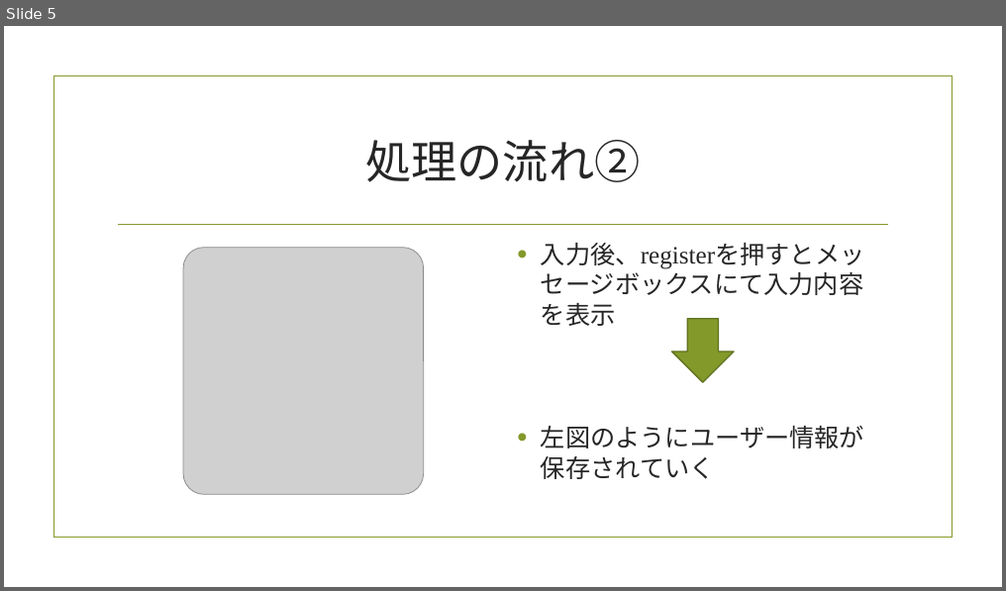
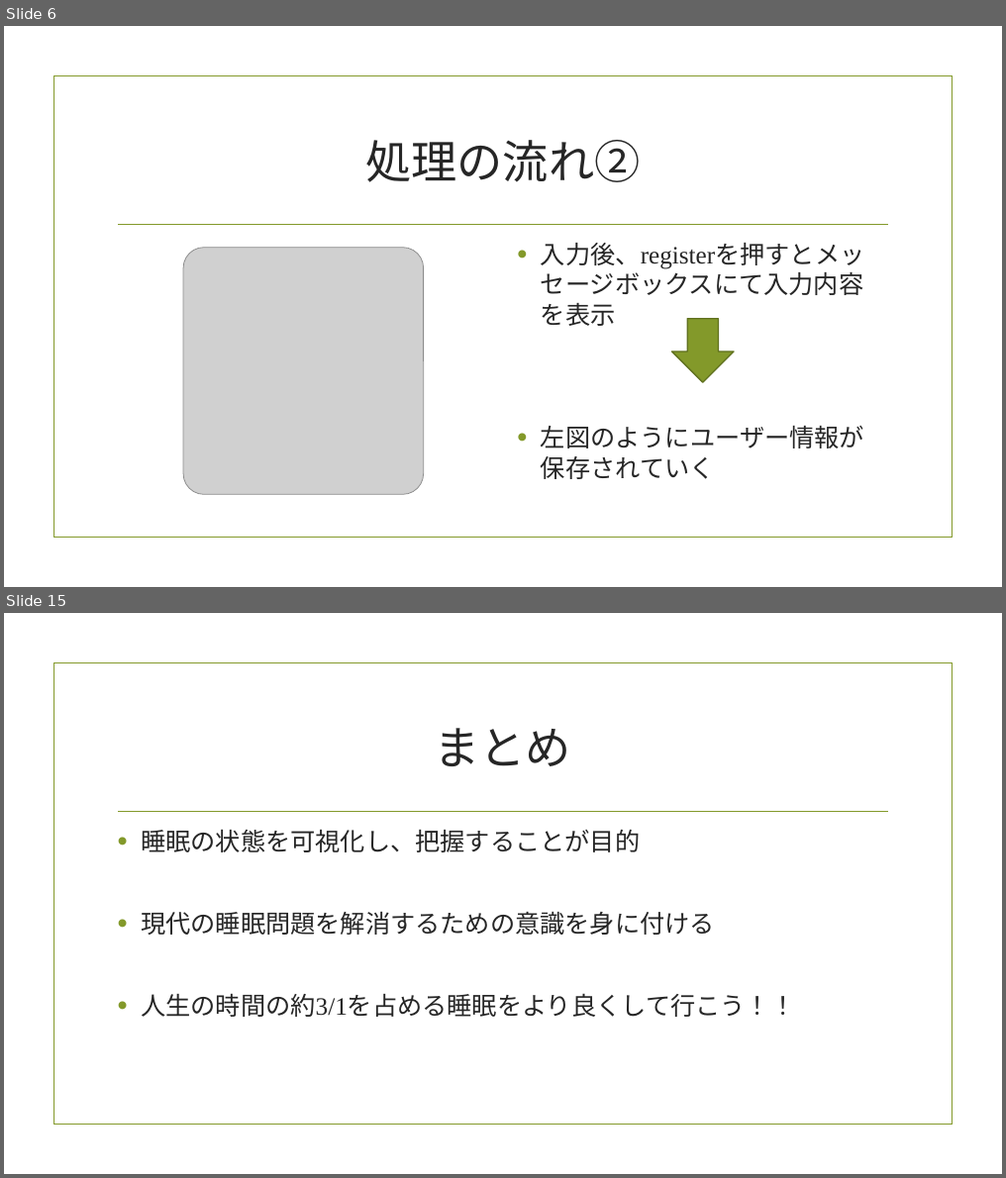
Before and after one commit to sakamoto222/summer, a slide deck: 個人製作.pptx. Shown one above the other, each under a label of ours: slide 5 before the commit, slides 6 and 15 after it; the slides between them are not shown. The pictures are 1006x591 and 1006x1178 pixels, drawn with LibreOffice and Linux fonts; fonts in the diff are those of the drawing; grey boxes stand for pictures; background and template pictures are left out. Boxes give left, top, right and bottom in pixels: in the first picture for what was removed or moved away, otherwise in the second. Text is boxed around its words. In the diff, an @@ line names an element or a change of style, - is before the commit and + after.

```diff
--- a/個人製作.pptx
+++ b/個人製作.pptx
@@ slide 15 added at (x1=4, y1=613, x2=1002, y2=1174), background picture (left out); not listed: 2 template elements that a slide beside it also shows @@
@@ title added at (x1=435, y1=728, x2=572, y2=766), 44 pt, text #262626 @@
+まとめ
@@ text added at (x1=141, y1=829, x2=795, y2=1017), 24 pt, text #262626 @@
+• 睡眠の状態を可視化し、把握することが目的
+• 現代の睡眠問題を解消するための意識を身に付ける
+• 人生の時間の約3/1を占める睡眠をより良くして行こう！！
@@ what was slide 5 is now slide 6 @@
```
Also in this commit, not shown: 2 slides changed, 13 other slides added.
